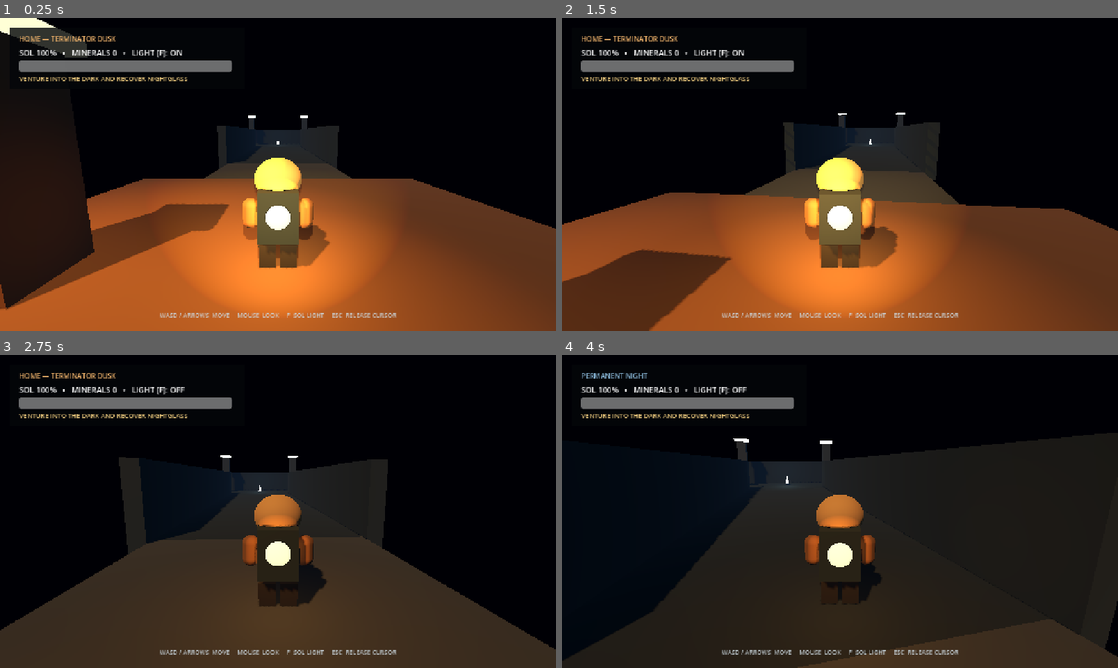
Above: before the commit, frames 1-4 (two rows, left to right).
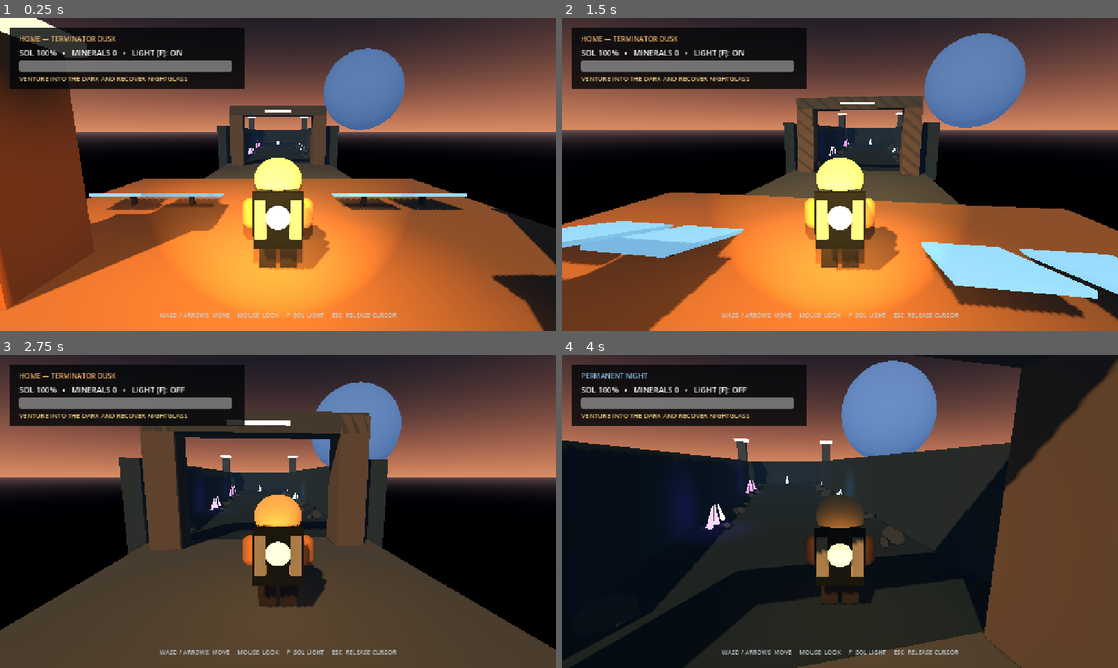
Above: after the commit, the same moments.

Repository: d-sparks/Lightkeeper
Game: Godot game, scene res://scenes/main.tscn
The game is run twice, just before and just after one commit, with the same random seed, the same clock (stepped at 60 frames per second) and the same inputs.
Inputs (mouse positions are in pixels of both pictures, inside the frame that each line leads up to):
- Up to frame 1 (0.25 s): no input
- Up to frame 2 (1.5 s): tap Enter at 0.5 s; move the mouse to (867, 174) at 0.52 s; hold W from 0.53 s (still down); tap F at 0.6, 1.35 s; move the mouse to (812, 174) at 1.27 s
- Up to frame 3 (2.75 s): keep holding W; move the mouse to (289, 505) at 2.02 s; tap F at 2.1 s
- Up to frame 4 (4 s): keep holding W; move the mouse to (834, 517) at 2.77 s; tap F at 2.85, 3.6 s; move the mouse to (878, 514) at 3.52 s

The runs differ from the first frame. In frame 1, 76% of the frame differs, in the area x 0-100%, y 0-100%; in frame 2, 69%; in frame 3, 36%; in frame 4, 45%.

Commit message:
Add mobile controls and concept-art visual pass

Diff:
--- a/scripts/main.gd
+++ b/scripts/main.gd
@@ -1,6 +1,7 @@
 extends Node3D
 
 const KeeperScript := preload("res://scripts/player.gd")
+const TouchControlsScript := preload("res://scripts/touch_controls.gd")
 const DARK_THRESHOLD_Z := -11.0
 
 var player: Keeper
@@ -11,15 +12,19 @@
 var _objective_label: Label
 var _status_label: Label
 var _zone_label: Label
+var _ui_layer: CanvasLayer
+var _rng := RandomNumberGenerator.new()
 
 
 func _ready() -> void:
+	_rng.seed = 74291
 	_build_environment()
 	_build_world()
 	_spawn_keeper()
 	_build_mineral()
 	_build_return_zone()
 	_build_ui()
+	_build_touch_controls()
 
 
 func _process(_delta: float) -> void:
@@ -46,14 +51,23 @@
 func _build_environment() -> void:
 	var world_environment := WorldEnvironment.new()
 	var environment := Environment.new()
-	environment.background_mode = Environment.BG_COLOR
-	environment.background_color = Color("02050a")
+	var sky_material := ProceduralSkyMaterial.new()
+	sky_material.sky_top_color = Color("08101d")
+	sky_material.sky_horizon_color = Color("bb6d4f")
+	sky_material.ground_bottom_color = Color("010307")
+	sky_material.ground_horizon_color = Color("503f42")
+	sky_material.sun_angle_max = 4.0
+	sky_material.sun_curve = 0.08
+	var sky := Sky.new()
+	sky.sky_material = sky_material
+	environment.sky = sky
+	environment.background_mode = Environment.BG_SKY
 	environment.ambient_light_source = Environment.AMBIENT_SOURCE_COLOR
-	environment.ambient_light_color = Color("526170")
-	environment.ambient_light_energy = 0.2
+	environment.ambient_light_color = Color("6d7c8a")
+	environment.ambient_light_energy = 0.34
 	environment.fog_enabled = true
-	environment.fog_light_color = Color("101c2b")
-	environment.fog_density = 0.018
+	environment.fog_light_color = Color("142334")
+	environment.fog_density = 0.014
 	environment.fog_sky_affect = 0.0
 	environment.tonemap_mode = Environment.TONE_MAPPER_FILMIC
 	world_environment.environment = environment
@@ -62,13 +76,23 @@
 	var dusk_light := DirectionalLight3D.new()
 	dusk_light.rotation_degrees = Vector3(-48, -32, 0)
 	dusk_light.light_color = Color("f0a45d")
-	dusk_light.light_energy = 0.7
+	dusk_light.light_energy = 1.05
 	dusk_light.shadow_enabled = true
 	add_child(dusk_light)
 
+	# Huge crescent-like world body beyond the relay, echoing the concept board.
+	var planet := MeshInstance3D.new()
+	var planet_mesh := SphereMesh.new()
+	planet_mesh.radius = 14.0
+	planet_mesh.height = 28.0
+	planet_mesh.material = _make_material(Color("273754"), true)
+	planet.mesh = planet_mesh
+	planet.position = Vector3(31, 18, -78)
+	add_child(planet)
+
 
 func _build_world() -> void:
-	_make_solid_box("DuskPlatform", Vector3(0, -0.5, 5), Vector3(18, 1, 16), Color("5d4936"))
+	_make_solid_box("DuskPlatform", Vector3(0, -0.5, 5), Vector3(18, 1, 16), Color("66513c"))
 	_make_solid_box("Threshold", Vector3(0, -0.5, -7), Vector3(10, 1, 8), Color("394044"))
 	_make_solid_box("DarkRoad", Vector3(0, -0.5, -26), Vector3(10, 1, 30), Color("1d2932"))
 	_make_solid_box("RelayFloor", Vector3(0, -0.5, -45), Vector3(18, 1, 12), Color("18252e"))
@@ -79,10 +103,49 @@
 	_make_solid_box("RelayWallLeft", Vector3(-9, 1.6, -45), Vector3(0.8, 4.2, 12), Color("202b35"))
 	_make_solid_box("RelayWallRight", Vector3(9, 1.6, -45), Vector3(0.8, 4.2, 12), Color("202b35"))
 
+	# Home industry: squat solar fields and an improvised vertical settlement.
+	for x in [-6.2, -3.7, 3.7, 6.2]:
+		var panel := _make_visual_box(Vector3(x, 0.35, 2.2), Vector3(2.0, 0.12, 2.8), Color("263d53"), true)
+		panel.rotation_degrees.x = -15.0
+		_make_visual_box(Vector3(x, 0.0, 2.45), Vector3(0.18, 0.85, 0.18), Color("332c24"))
+
+	for tower_data in [
+		[Vector3(-7.4, 2.0, 8.2), Vector3(1.5, 5.0, 1.5)],
+		[Vector3(6.8, 2.8, 9.0), Vector3(1.8, 6.6, 1.8)],
+		[Vector3(4.5, 1.3, 11.0), Vector3(2.2, 3.5, 1.7)]
+	]:
+		_make_visual_box(tower_data[0], tower_data[1], Color("4f4940"))
+		_make_visual_box(tower_data[0] + Vector3(0, tower_data[1].y * 0.55, 0), Vector3(tower_data[1].x * 1.25, 0.18, tower_data[1].z * 1.25), Color("ad7744"), true)
+
+	# Monumental relay gate at the edge of permanent night.
+	_make_solid_box("ThresholdLeft", Vector3(-3.8, 2.4, -10.2), Vector3(1.2, 5.8, 1.4), Color("494642"))
+	_make_solid_box("ThresholdRight", Vector3(3.8, 2.4, -10.2), Vector3(1.2, 5.8, 1.4), Color("494642"))
+	_make_visual_box(Vector3(0, 5.0, -10.2), Vector3(8.6, 0.8, 1.4), Color("383d40"))
+	_make_visual_box(Vector3(0, 4.95, -9.45), Vector3(2.4, 0.15, 0.12), Color("f3a957"), true)
+
 	# Lighthouse infrastructure silhouettes.
 	for x in [-6.5, 6.5]:
 		_make_solid_box("RelayPylon", Vector3(x, 3.0, -47), Vector3(1.2, 7.0, 1.2), Color("3a4349"))
 		_make_visual_box(Vector3(x, 6.8, -47), Vector3(1.8, 0.35, 1.8), Color("8bb9c8"), true)
+
+	# Broken stone, frost and nightglass lead the eye toward the relay core.
+	for i in range(34):
+		var z := _rng.randf_range(-46.0, -13.0)
+		var side := -1.0 if i % 2 == 0 else 1.0
+		var x := side * _rng.randf_range(3.4, 4.75)
+		_make_rock(Vector3(x, _rng.randf_range(0.0, 0.16), z), Vector3(
+			_rng.randf_range(0.35, 1.2),
+			_rng.randf_range(0.25, 0.9),
+			_rng.randf_range(0.35, 1.25)
+		))
+	for crystal_data in [
+		[Vector3(-3.7, 0.65, -20), Color("7350d8"), 0.75],
+		[Vector3(4.1, 0.55, -27), Color("3d9ed1"), 0.62],
+		[Vector3(-4.0, 0.8, -35), Color("7545ca"), 0.95],
+		[Vector3(5.8, 0.9, -44), Color("4db7dc"), 1.15],
+		[Vector3(-6.3, 0.7, -46), Color("7b4ed1"), 0.9]
+	]:
+		_make_crystal(crystal_data[0], crystal_data[1], crystal_data[2])
 
 	# A readable warm home landmark and a dead blue relay ahead.
 	_make_visual_box(Vector3(-5.8, 2.4, 7.5), Vector3(2.0, 4.8, 2.0), Color("8b5c32"))
@@ -170,25 +233,25 @@
 
 
 func _build_ui() -> void:
-	var layer := CanvasLayer.new()
-	add_child(layer)
+	_ui_layer = CanvasLayer.new()
+	add_child(_ui_layer)
 
 	var shade := ColorRect.new()
 	shade.color = Color(0.015, 0.025, 0.035, 0.82)
 	shade.position = Vector2(24, 22)
 	shade.size = Vector2(540, 142)
-	layer.add_child(shade)
+	_ui_layer.add_child(shade)
 
 	_zone_label = Label.new()
 	_zone_label.position = Vector2(44, 36)
 	_zone_label.add_theme_font_size_override("font_size", 16)
 	_zone_label.text = "HOME — TERMINATOR DUSK"
-	layer.add_child(_zone_label)
+	_ui_layer.add_child(_zone_label)
 
 	_status_label = Label.new()
 	_status_label.position = Vector2(44, 67)
 	_status_label.add_theme_font_size_override("font_size", 18)
-	layer.add_child(_status_label)
+	_ui_layer.add_child(_status_label)
 
 	_sol_bar = ProgressBar.new()
 	_sol_bar.position = Vector2(44, 97)
@@ -196,13 +259,13 @@
 	_sol_bar.max_value = 100
 	_sol_bar.value = 100
 	_sol_bar.show_percentage = false
-	layer.add_child(_sol_bar)
+	_ui_layer.add_child(_sol_bar)
 
 	_objective_label = Label.new()
 	_objective_label.position = Vector2(44, 128)
 	_objective_label.add_theme_font_size_override("font_size", 15)
 	_objective_label.modulate = Color("e6c47a")
-	layer.add_child(_objective_label)
+	_ui_layer.add_child(_objective_label)
 
 	var controls := Label.new()
 	controls.text = "WASD / ARROWS  MOVE     MOUSE  LOOK     F  SOL LIGHT     ESC  RELEASE CURSOR"
@@ -212,7 +275,23 @@
 	controls.offset_bottom = -18
 	controls.add_theme_font_size_override("font_size", 14)
 	controls.modulate = Color(0.8, 0.85, 0.88, 0.88)
-	layer.add_child(controls)
+	controls.visible = not _uses_touch_controls()
+	_ui_layer.add_child(controls)
+
+
+func _build_touch_controls() -> void:
+	var touch_controls: TouchControls = TouchControlsScript.new()
+	touch_controls.name = "TouchControls"
+	_ui_layer.add_child(touch_controls)
+	touch_controls.set_anchors_and_offsets_preset(Control.PRESET_FULL_RECT)
+	touch_controls.move_changed.connect(player.set_mobile_move)
+	touch_controls.look_changed.connect(player.apply_mobile_look)
+	touch_controls.light_pressed.connect(player.toggle_flashlight)
+	touch_controls.set_enabled_for_device(_uses_touch_controls())
+
+
+func _uses_touch_controls() -> bool:
+	return DisplayServer.is_touchscreen_available() or OS.has_feature("web_android") or OS.has_feature("web_ios")
 
 
 func _make_solid_box(node_name: String, at: Vector3, size: Vector3, color: Color) -> void:
@@ -233,7 +312,7 @@
 	add_child(body)
 
 
-func _make_visual_box(at: Vector3, size: Vector3, color: Color, emissive := false) -> void:
+func _make_visual_box(at: Vector3, size: Vector3, color: Color, emissive := false) -> MeshInstance3D:
 	var mesh_node := MeshInstance3D.new()
 	var mesh := BoxMesh.new()
 	mesh.size = size
@@ -241,12 +320,48 @@
 	mesh_node.mesh = mesh
 	mesh_node.position = at
 	add_child(mesh_node)
+	return mesh_node
+
+
+func _make_rock(at: Vector3, scale_value: Vector3) -> void:
+	var mesh_node := MeshInstance3D.new()
+	var mesh := SphereMesh.new()
+	mesh.radius = 0.5
+	mesh.height = 1.0
+	mesh.radial_segments = 7
+	mesh.rings = 4
+	mesh.material = _make_material(Color("303840"), false)
+	mesh_node.mesh = mesh
+	mesh_node.position = at
+	mesh_node.scale = scale_value
+	mesh_node.rotation_degrees = Vector3(_rng.randf_range(-16, 16), _rng.randf_range(0, 180), _rng.randf_range(-12, 12))
+	add_child(mesh_node)
+
+
+func _make_crystal(at: Vector3, color: Color, scale_value: float) -> void:
+	for i in range(3):
+		var crystal := MeshInstance3D.new()
+		var mesh := PrismMesh.new()
+		mesh.size = Vector3(0.34, 1.5, 0.34) * scale_value * (1.0 - i * 0.14)
+		mesh.material = _make_material(color, true)
+		crystal.mesh = mesh
+		crystal.position = at + Vector3((i - 1) * 0.3 * scale_value, i * 0.12, 0)
+		crystal.rotation_degrees.z = (i - 1) * 13.0
+		add_child(crystal)
+	var glow := OmniLight3D.new()
+	glow.position = at + Vector3(0, 0.5, 0)
+	glow.light_color = color
+	glow.light_energy = 1.1
+	glow.omni_range = 4.0 * scale_value
+	add_child(glow)
 
 
 func _make_material(color: Color, emissive: bool) -> StandardMaterial3D:
 	var material := StandardMaterial3D.new()
 	material.albedo_color = color
 	material.roughness = 0.88
+	material.diffuse_mode = BaseMaterial3D.DIFFUSE_TOON
+	material.specular_mode = BaseMaterial3D.SPECULAR_TOON
 	if emissive:
 		material.emission_enabled = true
 		material.emission = color
--- a/scripts/player.gd
+++ b/scripts/player.gd
@@ -5,10 +5,12 @@
 const ACCELERATION := 22.0
 const MOUSE_SENSITIVITY := 0.0024
 const LIGHT_DRAIN_PER_SECOND := 2.6
+const TOUCH_LOOK_SENSITIVITY := 0.0042
 
 var sol_charge := 100.0
 var flashlight_on := true
 var is_in_dark := false
+var mobile_move_vector := Vector2.ZERO
 
 var _gravity: float = ProjectSettings.get_setting("physics/3d/default_gravity")
 var _camera_pitch := -0.18
@@ -26,20 +28,14 @@
 
 func _unhandled_input(event: InputEvent) -> void:
 	if event is InputEventMouseMotion and Input.mouse_mode == Input.MOUSE_MODE_CAPTURED:
-		rotation.y -= event.relative.x * MOUSE_SENSITIVITY
-		_camera_pitch = clampf(
-			_camera_pitch - event.relative.y * MOUSE_SENSITIVITY,
-			-0.85,
-			0.42
-		)
-		_camera_pivot.rotation.x = _camera_pitch
+		_apply_look(event.relative, MOUSE_SENSITIVITY)
 	elif event is InputEventMouseButton and event.pressed:
 		Input.mouse_mode = Input.MOUSE_MODE_CAPTURED
 	elif event is InputEventKey and event.pressed and not event.echo:
 		if event.keycode == KEY_ESCAPE:
 			Input.mouse_mode = Input.MOUSE_MODE_VISIBLE
 		elif event.keycode == KEY_F:
-			_set_flashlight(not flashlight_on)
+			toggle_flashlight()
 
 
 func _physics_process(delta: float) -> void:
@@ -55,6 +51,8 @@
 		input_vector.y += 1.0
 	if Input.is_key_pressed(KEY_S) or Input.is_key_pressed(KEY_DOWN):
 		input_vector.y -= 1.0
+	if mobile_move_vector.length_squared() > input_vector.length_squared():
+		input_vector = Vector2(mobile_move_vector.x, -mobile_move_vector.y)
 	input_vector = input_vector.normalized()
 
 	var forward := -global_transform.basis.z
@@ -73,6 +71,24 @@
 func recharge() -> void:
 	sol_charge = 100.0
 	_set_flashlight(true)
+
+
+func set_mobile_move(direction: Vector2) -> void:
+	mobile_move_vector = direction
+
+
+func apply_mobile_look(delta: Vector2) -> void:
+	_apply_look(delta, TOUCH_LOOK_SENSITIVITY)
+
+
+func toggle_flashlight() -> void:
+	_set_flashlight(not flashlight_on)
+
+
+func _apply_look(delta: Vector2, sensitivity: float) -> void:
+	rotation.y -= delta.x * sensitivity
+	_camera_pitch = clampf(_camera_pitch - delta.y * sensitivity, -0.85, 0.42)
+	_camera_pivot.rotation.x = _camera_pitch
 
 
 func _set_flashlight(enabled: bool) -> void:
@@ -123,10 +139,17 @@
 	_add_box("ChestHarness", Vector3(0, 1.35, -0.46), Vector3(0.72, 0.48, 0.16), Color("3b3028"))
 	_add_sphere("Head", Vector3(0, 2.05, 0), Vector3(0.53, 0.48, 0.48), Color("b49364"))
 	_add_box("Mask", Vector3(0, 1.98, -0.43), Vector3(0.48, 0.32, 0.34), Color("514b40"))
+	_add_box("MaskFilter", Vector3(0, 1.88, -0.62), Vector3(0.28, 0.24, 0.24), Color("282a27"))
 	_add_sphere("LeftGoggle", Vector3(-0.2, 2.12, -0.58), Vector3(0.16, 0.16, 0.10), Color("9bc3bd"), true)
 	_add_sphere("RightGoggle", Vector3(0.2, 2.12, -0.58), Vector3(0.16, 0.16, 0.10), Color("9bc3bd"), true)
 	_add_box("Backpack", Vector3(0, 1.35, 0.48), Vector3(0.85, 1.08, 0.42), Color("303b39"))
+	_add_box("PackFrame", Vector3(0, 1.35, 0.73), Vector3(1.0, 1.2, 0.08), Color("171b1a"))
+	_add_box("LeftCanister", Vector3(-0.34, 1.4, 0.77), Vector3(0.22, 0.78, 0.22), Color("6b6d62"))
+	_add_box("RightCanister", Vector3(0.34, 1.4, 0.77), Vector3(0.22, 0.78, 0.22), Color("6b6d62"))
 	_add_sphere("SolCore", Vector3(0, 1.42, 0.76), Vector3(0.25, 0.25, 0.13), Color("ffb84d"), true)
+	_add_box("Belt", Vector3(0, 0.9, -0.02), Vector3(1.0, 0.16, 0.64), Color("292823"))
+	_add_box("LeftKneePad", Vector3(-0.25, 0.52, -0.3), Vector3(0.36, 0.28, 0.12), Color("45443d"))
+	_add_box("RightKneePad", Vector3(0.25, 0.52, -0.3), Vector3(0.36, 0.28, 0.12), Color("45443d"))
 
 	_add_capsule("LeftArm", Vector3(-0.62, 1.25, 0), 0.19, 0.72, Color("7a5939"))
 	_add_capsule("RightArm", Vector3(0.62, 1.25, 0), 0.19, 0.72, Color("7a5939"))
@@ -167,6 +190,8 @@
 	var material := StandardMaterial3D.new()
 	material.albedo_color = color
 	material.roughness = 0.82
+	material.diffuse_mode = BaseMaterial3D.DIFFUSE_TOON
+	material.specular_mode = BaseMaterial3D.SPECULAR_TOON
 	if emissive:
 		material.emission_enabled = true
 		material.emission = color
--- /dev/null
+++ b/scripts/touch_controls.gd
@@ -0,0 +1,102 @@
+class_name TouchControls
+extends Control
+
+signal move_changed(direction: Vector2)
+signal look_changed(delta: Vector2)
+signal light_pressed
+
+const JOYSTICK_RADIUS := 72.0
+const KNOB_RADIUS := 30.0
+const BUTTON_RADIUS := 48.0
+
+var enabled_for_device := false
+var _move_touch := -1
+var _look_touch := -1
+var _move_value := Vector2.ZERO
+var _joystick_center := Vector2.ZERO
+var _button_center := Vector2.ZERO
+
+
+func _ready() -> void:
+	set_process_input(true)
+	mouse_filter = Control.MOUSE_FILTER_IGNORE
+	resized.connect(_update_layout)
+	_update_layout()
+
+
+func set_enabled_for_device(enabled: bool) -> void:
+	enabled_for_device = enabled
+	visible = enabled
+	set_process_input(enabled)
+	queue_redraw()
+
+
+func _update_layout() -> void:
+	_joystick_center = Vector2(118.0, size.y - 122.0)
+	_button_center = Vector2(size.x - 88.0, size.y - 104.0)
+	queue_redraw()
+
+
+func _input(event: InputEvent) -> void:
+	if not enabled_for_device:
+		return
+
+	if event is InputEventScreenTouch:
+		if event.pressed:
+			if event.position.distance_to(_button_center) <= BUTTON_RADIUS * 1.35:
+				light_pressed.emit()
+				get_viewport().set_input_as_handled()
+			elif event.position.x < size.x * 0.45 and event.position.y > size.y * 0.35 and _move_touch < 0:
+				_move_touch = event.index
+				_update_move(event.position)
+				get_viewport().set_input_as_handled()
+			elif _look_touch < 0:
+				_look_touch = event.index
+				get_viewport().set_input_as_handled()
+		else:
+			if event.index == _move_touch:
+				_move_touch = -1
+				_move_value = Vector2.ZERO
+				move_changed.emit(_move_value)
+				queue_redraw()
+				get_viewport().set_input_as_handled()
+			elif event.index == _look_touch:
+				_look_touch = -1
+				get_viewport().set_input_as_handled()
+
+	elif event is InputEventScreenDrag:
+		if event.index == _move_touch:
+			_update_move(event.position)
+			get_viewport().set_input_as_handled()
+		elif event.index == _look_touch:
+			look_changed.emit(event.relative)
+			get_viewport().set_input_as_handled()
+
+
+func _update_move(position: Vector2) -> void:
+	var offset := position - _joystick_center
+	_move_value = offset.limit_length(JOYSTICK_RADIUS) / JOYSTICK_RADIUS
+	move_changed.emit(_move_value)
+	queue_redraw()
+
+
+func _draw() -> void:
+	if not enabled_for_device:
+		return
+
+	var warm := Color(1.0, 0.65, 0.27, 0.72)
+	var pale := Color(0.78, 0.84, 0.86, 0.34)
+	var dark := Color(0.02, 0.04, 0.06, 0.58)
+
+	draw_circle(_joystick_center, JOYSTICK_RADIUS + 9.0, dark)
+	draw_arc(_joystick_center, JOYSTICK_RADIUS, 0, TAU, 64, pale, 3.0, true)
+	draw_circle(_joystick_center + _move_value * JOYSTICK_RADIUS, KNOB_RADIUS, Color(0.72, 0.78, 0.78, 0.62))
+	draw_arc(_joystick_center + _move_value * JOYSTICK_RADIUS, KNOB_RADIUS, 0, TAU, 40, Color(0.92, 0.93, 0.89, 0.78), 2.0, true)
+
+	draw_circle(_button_center, BUTTON_RADIUS + 7.0, dark)
+	draw_circle(_button_center, BUTTON_RADIUS, Color(0.17, 0.12, 0.07, 0.76))
+	draw_arc(_button_center, BUTTON_RADIUS, 0, TAU, 48, warm, 3.0, true)
+	var font := ThemeDB.fallback_font
+	draw_string(font, _button_center + Vector2(-18, 7), "SOL", HORIZONTAL_ALIGNMENT_LEFT, -1, 17, Color("ffd28a"))
+
+	draw_string(font, Vector2(size.x - 250, size.y - 176), "SWIPE TO LOOK", HORIZONTAL_ALIGNMENT_LEFT, -1, 13, Color(0.76, 0.82, 0.86, 0.52))
Not shown, changed: README.md
